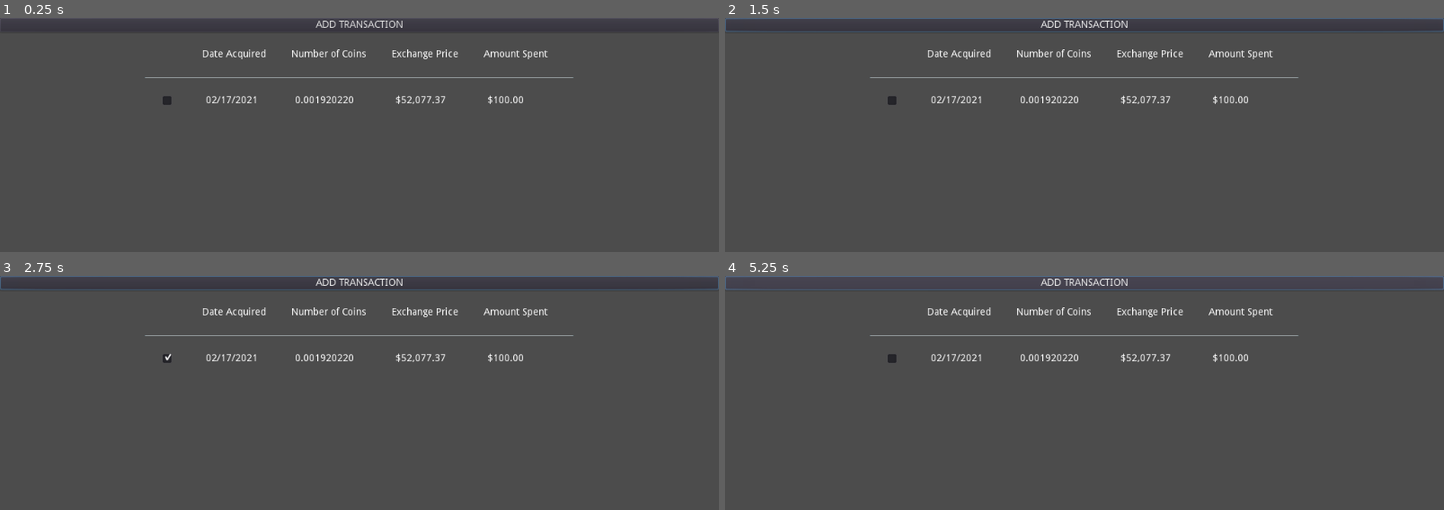
Above: before the commit, frames 1-4 (two rows, left to right).
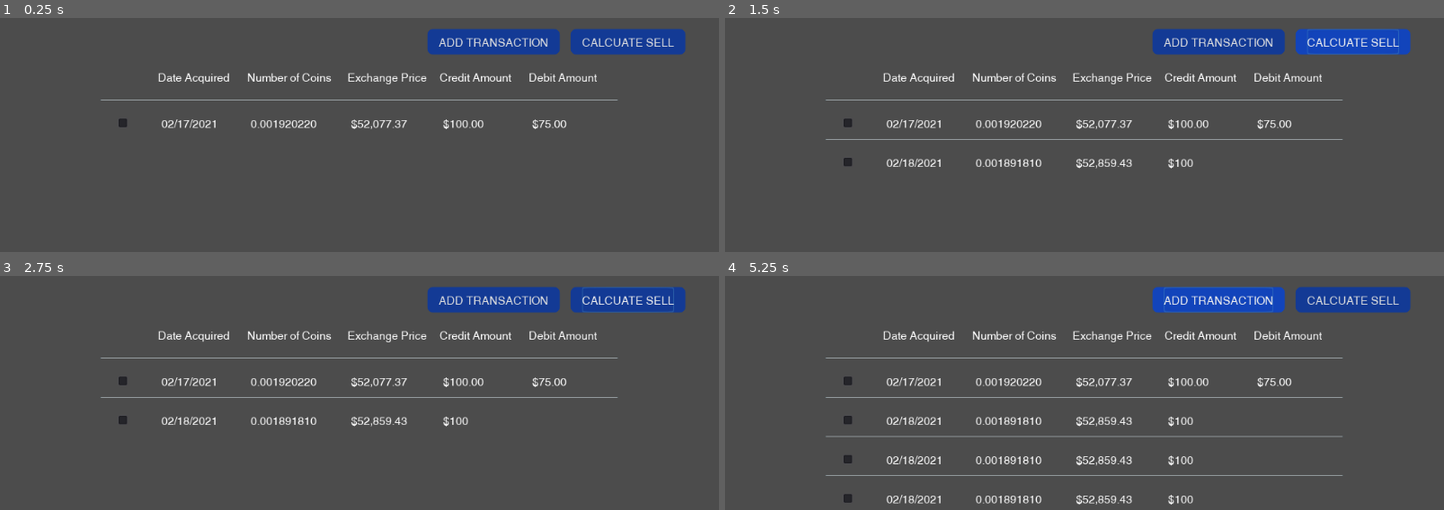
Above: after the commit, the same moments.

Repository: andyodle/AssetTransactionLog
Game: Godot game, scene res://Scenes/Main.tscn
The game is run twice, just before and just after one commit, with the same random seed, the same clock (stepped at 60 frames per second) and the same inputs.
Inputs (mouse positions are in pixels of both pictures, inside the frame that each line leads up to):
- Up to frame 1 (0.25 s): no input
- Up to frame 2 (1.5 s): click "ADD TRANSACTION" at 0.5 s; click (1350, 41) at 1.25 s, where only the run after the commit has a clickable "CALCUATE SELL"
- Up to frame 3 (2.75 s): click (179, 357) at 2.02 s
- Up to frame 4 (5.25 s): click "ADD TRANSACTION" at 2.75 s; click (904, 357) at 3.52 s; click (1350, 299) at 4.25 s, where only the run after the commit has a clickable "CALCUATE SELL"; click "ADD TRANSACTION" at 5 s

The runs differ from the first frame. In frame 1, 6.8% of the frame differs, in the area x 14-96%, y 1-48%; in frame 2, 8.3%; in frame 3, 8.3%; in frame 4, 10%, in the area x 0-100%, y 0-98%.

Commit message:
Started styleing the buttons and fonts.

Diff:
--- /dev/null
+++ b/Assets/Theme/Hover-RoundedActionButton.tres
@@ -0,0 +1,10 @@
+[gd_resource type="StyleBoxFlat" format=2]
+
+[resource]
+bg_color = Color( 0.0705882, 0.266667, 0.733333, 1 )
+corner_radius_top_left = 8
+corner_radius_top_right = 8
+corner_radius_bottom_right = 8
+corner_radius_bottom_left = 8
+expand_margin_left = 16.0
+expand_margin_right = 16.0
--- /dev/null
+++ b/Assets/Theme/MainTheme.tres
@@ -0,0 +1,9 @@
+[gd_resource type="Theme" load_steps=3 format=2]
+
+[ext_resource path="res://Assets/Fonts/Swansea-q3pd.ttf" type="DynamicFontData" id=1]
+
+[sub_resource type="DynamicFont" id=1]
+font_data = ExtResource( 1 )
+
+[resource]
+default_font = SubResource( 1 )
--- /dev/null
+++ b/Assets/Theme/Normal-RoundedActionButton.tres
@@ -0,0 +1,10 @@
+[gd_resource type="StyleBoxFlat" format=2]
+
+[resource]
+bg_color = Color( 0.0745098, 0.227451, 0.584314, 1 )
+corner_radius_top_left = 8
+corner_radius_top_right = 8
+corner_radius_bottom_right = 8
+corner_radius_bottom_left = 8
+expand_margin_left = 16.0
+expand_margin_right = 16.0
--- /dev/null
+++ b/Assets/Theme/Pressed-RoundedActionButton.tres
@@ -0,0 +1,10 @@
+[gd_resource type="StyleBoxFlat" format=2]
+
+[resource]
+bg_color = Color( 0.34902, 0.427451, 0.607843, 1 )
+corner_radius_top_left = 8
+corner_radius_top_right = 8
+corner_radius_bottom_right = 8
+corner_radius_bottom_left = 8
+expand_margin_left = 16.0
+expand_margin_right = 16.0
--- a/Scenes/Controls/Transaction.tscn
+++ b/Scenes/Controls/Transaction.tscn
@@ -1,4 +1,6 @@
-[gd_scene format=2]
+[gd_scene load_steps=2 format=2]
+
+[ext_resource path="res://Scripts/Transaction.gd" type="Script" id=1]
 
 [node name="Transaction" type="Control"]
 anchor_right = 1.0
@@ -7,6 +9,7 @@
 margin_bottom = -548.0
 rect_min_size = Vector2( 584, 52 )
 size_flags_horizontal = 3
+script = ExtResource( 1 )
 __meta__ = {
 "_edit_use_anchors_": false
 }
@@ -19,16 +22,16 @@
 }
 
 [node name="VBoxContainer" type="VBoxContainer" parent="CenterContainer"]
-margin_right = 611.0
+margin_right = 737.0
 margin_bottom = 60.0
 
 [node name="HSeparator" type="HSeparator" parent="CenterContainer/VBoxContainer"]
-margin_right = 611.0
+margin_right = 737.0
 margin_bottom = 4.0
 
 [node name="HBoxContainer" type="HBoxContainer" parent="CenterContainer/VBoxContainer"]
 margin_top = 8.0
-margin_right = 611.0
+margin_right = 737.0
 margin_bottom = 60.0
 rect_min_size = Vector2( 584, 52 )
 size_flags_horizontal = 3
@@ -77,7 +80,7 @@
 text = "$52,077.37"
 valign = 1
 
-[node name="AmountSpent" type="Label" parent="CenterContainer/VBoxContainer/HBoxContainer"]
+[node name="CreditAmount" type="Label" parent="CenterContainer/VBoxContainer/HBoxContainer"]
 margin_left = 488.0
 margin_top = -1.0
 margin_right = 611.0
@@ -85,3 +88,12 @@
 rect_min_size = Vector2( 123, 52 )
 text = "$100.00"
 valign = 1
+
+[node name="DebitAmount" type="Label" parent="CenterContainer/VBoxContainer/HBoxContainer"]
+margin_left = 615.0
+margin_top = -1.0
+margin_right = 737.0
+margin_bottom = 51.0
+rect_min_size = Vector2( 122, 52 )
+text = "$75.00"
+valign = 1
--- a/Scenes/Controls/TransactionColumns.tscn
+++ b/Scenes/Controls/TransactionColumns.tscn
@@ -19,7 +19,7 @@
 }
 
 [node name="HBoxContainer" type="HBoxContainer" parent="CenterContainer"]
-margin_right = 600.0
+margin_right = 726.0
 margin_bottom = 56.0
 rect_min_size = Vector2( 584, 56 )
 size_flags_horizontal = 3
@@ -59,11 +59,20 @@
 text = "Exchange Price"
 valign = 1
 
-[node name="AmountSpent" type="Label" parent="CenterContainer/HBoxContainer"]
+[node name="CreditAmount" type="Label" parent="CenterContainer/HBoxContainer"]
 margin_left = 477.0
 margin_top = -1.0
 margin_right = 600.0
 margin_bottom = 55.0
 rect_min_size = Vector2( 123, 56 )
-text = "Amount Spent"
+text = "Credit Amount"
 valign = 1
+
+[node name="DebitAmount" type="Label" parent="CenterContainer/HBoxContainer"]
+margin_left = 604.0
+margin_top = -1.0
+margin_right = 726.0
+margin_bottom = 55.0
+rect_min_size = Vector2( 122, 56 )
+text = "Debit Amount"
+valign = 1
--- a/Scenes/Main.tscn
+++ b/Scenes/Main.tscn
@@ -1,11 +1,20 @@
-[gd_scene load_steps=3 format=2]
+[gd_scene load_steps=7 format=2]
 
 [ext_resource path="res://Scenes/TransactionLog.tscn" type="PackedScene" id=1]
 [ext_resource path="res://Scripts/Main.gd" type="Script" id=2]
+[ext_resource path="res://Assets/Theme/MainTheme.tres" type="Theme" id=3]
+[ext_resource path="res://Assets/Theme/Normal-RoundedActionButton.tres" type="StyleBox" id=4]
+[ext_resource path="res://Assets/Theme/Hover-RoundedActionButton.tres" type="StyleBox" id=5]
+[ext_resource path="res://Assets/Theme/Pressed-RoundedActionButton.tres" type="StyleBox" id=6]
 
 [node name="Main" type="Control"]
 anchor_right = 1.0
 anchor_bottom = 1.0
+margin_left = 16.0
+margin_top = 16.0
+margin_right = -16.0
+margin_bottom = -16.0
+theme = ExtResource( 3 )
 script = ExtResource( 2 )
 __meta__ = {
 "_edit_use_anchors_": false
@@ -18,15 +27,43 @@
 "_edit_use_anchors_": false
 }
 
-[node name="AddTransactionButton" type="Button" parent="VBoxContainer"]
-margin_right = 1024.0
-margin_bottom = 20.0
+[node name="HBoxContainer" type="HBoxContainer" parent="VBoxContainer"]
+margin_right = 992.0
+margin_bottom = 36.0
+size_flags_horizontal = 3
+custom_constants/separation = 48
+alignment = 2
+
+[node name="AddTransactionButton" type="Button" parent="VBoxContainer/HBoxContainer"]
+margin_left = 608.0
+margin_right = 764.0
+margin_bottom = 36.0
+rect_min_size = Vector2( 0, 36 )
+custom_styles/hover = ExtResource( 5 )
+custom_styles/pressed = ExtResource( 6 )
+custom_styles/normal = ExtResource( 4 )
 text = "ADD TRANSACTION"
 
-[node name="Transactions" parent="VBoxContainer" instance=ExtResource( 1 )]
+[node name="CalculateSellButton" type="Button" parent="VBoxContainer/HBoxContainer"]
+margin_left = 812.0
+margin_right = 944.0
+margin_bottom = 36.0
+rect_min_size = Vector2( 0, 36 )
+custom_styles/hover = ExtResource( 5 )
+custom_styles/pressed = ExtResource( 6 )
+custom_styles/normal = ExtResource( 4 )
+text = "CALCUATE SELL"
+
+[node name="BlankSpaceControl" type="Control" parent="VBoxContainer/HBoxContainer"]
+margin_left = 992.0
+margin_right = 992.0
+margin_bottom = 36.0
+
+[node name="TransactionLog" parent="VBoxContainer" instance=ExtResource( 1 )]
 anchor_right = 0.0
 anchor_bottom = 0.0
-margin_top = 24.0
-margin_right = 1024.0
-margin_bottom = 600.0
-[connection signal="pressed" from="VBoxContainer/AddTransactionButton" to="." method="_on_AddTransactionButton_pressed"]
+margin_top = 40.0
+margin_right = 992.0
+margin_bottom = 568.0
+[connection signal="pressed" from="VBoxContainer/HBoxContainer/AddTransactionButton" to="." method="_on_AddTransactionButton_pressed"]
+[connection signal="pressed" from="VBoxContainer/HBoxContainer/CalculateSellButton" to="." method="_on_CalculateSellButton_pressed"]
--- a/Scenes/TransactionLog.tscn
+++ b/Scenes/TransactionLog.tscn
@@ -51,4 +51,3 @@
 anchor_bottom = 0.0
 margin_right = 1024.0
 margin_bottom = 52.0
-[connection signal="resized" from="VBoxContainer/ScrollContainer" to="." method="_on_ScrollContainer_resized"]
--- a/Scripts/Main.gd
+++ b/Scripts/Main.gd
@@ -1,6 +1,11 @@
 extends Control
 
-onready var transactions = $VBoxContainer/Transactions;
+onready var transaction_log = $VBoxContainer/TransactionLog;
 
+# User wants to add a new transaction.
 func _on_AddTransactionButton_pressed():
-	pass
+	transaction_log.add_transaction();
+
+# User wants to calcualte a sell.
+func _on_CalculateSellButton_pressed():
+	pass # Replace with function body.
--- /dev/null
+++ b/Scripts/Transaction.gd
@@ -0,0 +1,14 @@
+extends Control
+
+onready var date_acquired = $CenterContainer/VBoxContainer/HBoxContainer/DateAcquired;
+onready var number_of_coins = $CenterContainer/VBoxContainer/HBoxContainer/NumberOfCoins;
+onready var exchange_price = $CenterContainer/VBoxContainer/HBoxContainer/ExchangePrice;
+onready var credit_amount = $CenterContainer/VBoxContainer/HBoxContainer/CreditAmount;
+onready var debit_amount = $CenterContainer/VBoxContainer/HBoxContainer/DebitAmount;
+
+func set_tras_data(date_acquired_p, number_of_coins_p, exchange_price_p, credit_amount_p, debit_amount_p):
+	date_acquired.text = date_acquired_p;
+	number_of_coins.text = number_of_coins_p;
+	exchange_price.text = exchange_price_p;
+	credit_amount.text = credit_amount_p;
+	debit_amount.text = debit_amount_p;
--- a/Scripts/TransactionLog.gd
+++ b/Scripts/TransactionLog.gd
@@ -1,5 +1,16 @@
 extends Control
 
+onready var transactions = $VBoxContainer/ScrollContainer/Trasactions;
 
-func _on_ScrollContainer_resized():
-	pass # Replace with function body.
+var transaction = preload("res://Scenes/Controls/Transaction.tscn");
+
+func add_transaction():
+	var temp_transaction = transaction.instance();
+	transactions.add_child(temp_transaction);
+
+		# date_acquired_p
+	# number_of_coins_p
+	# exchange_price_p
+	# credit_amount_p
+	# debit_amount_p
+	temp_transaction.set_tras_data("02/18/2021", "0.001891810", "$52,859.43", "$100", "");
Binary file added: Assets/Fonts/Swansea-q3pd.ttf
